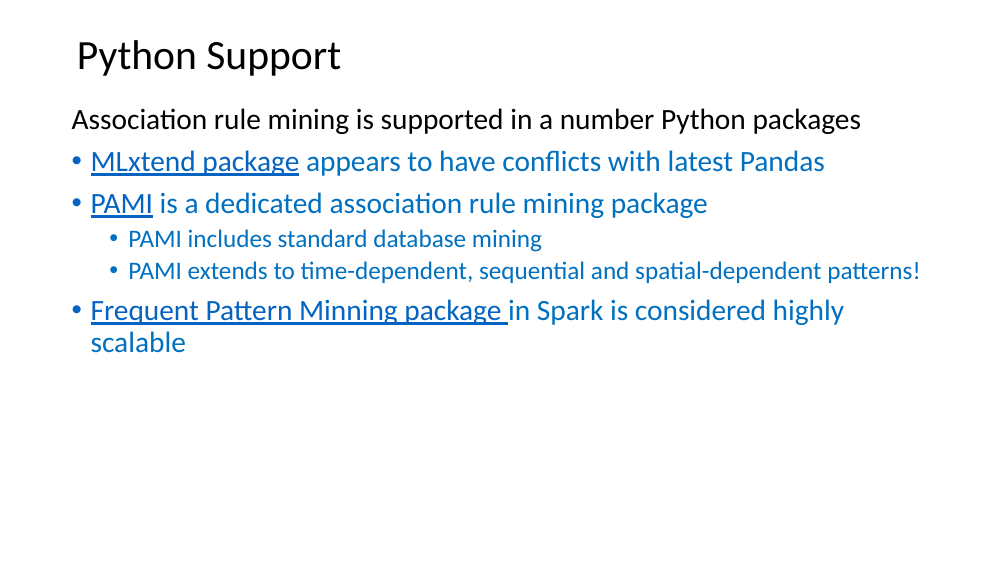
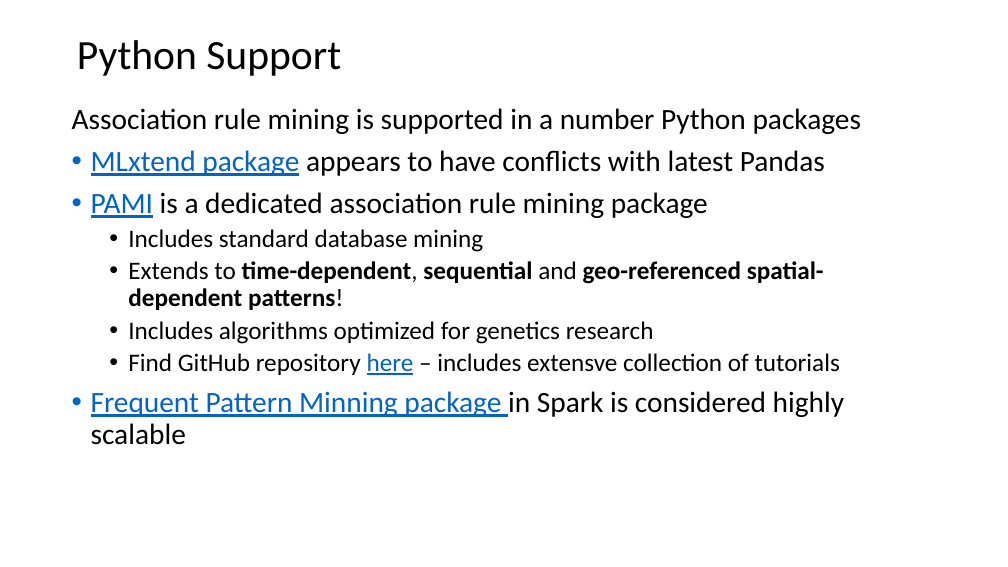
Before and after one commit to harelgabainew/school1, a slide deck: slide 56 of slides/12_AssociationsFrequentItems.pptx. Drawn at 1008x567 pixels with LibreOffice and Linux fonts; fonts in the diff are those of the drawing. Boxes give left, top, right and bottom in pixels: in the first picture for what was removed or moved away, otherwise in the second. Text is boxed around its words. In the diff, an @@ line names an element or a change of style, - is before the commit and + after.

```diff
--- a/slides/12_AssociationsFrequentItems.pptx
+++ b/slides/12_AssociationsFrequentItems.pptx
@@ text at [91,150,844,445]: text colour #0070C0 to #000000 in "appears to have conflicts with latest Pandas", "is a dedicated association rule mining package", "in Spark is considered highly scalable" @@
@@ text at [128,229,840,375]: text changed; text colour #0070C0 to #000000 @@
-  • PAMI includes standard database mining
-  • PAMI extends to time-dependent, sequential and spatial-dependent patterns!
+  • Includes standard database mining
+  • Extends to time-dependent, sequential and geo-referenced spatial-dependent patterns!
+  • Includes algorithms optimized for genetics research
+  • Find GitHub repository here – includes extensve collection of tutorials
```
Also in this commit, not shown: 3 other slides changed, 2 other files.
